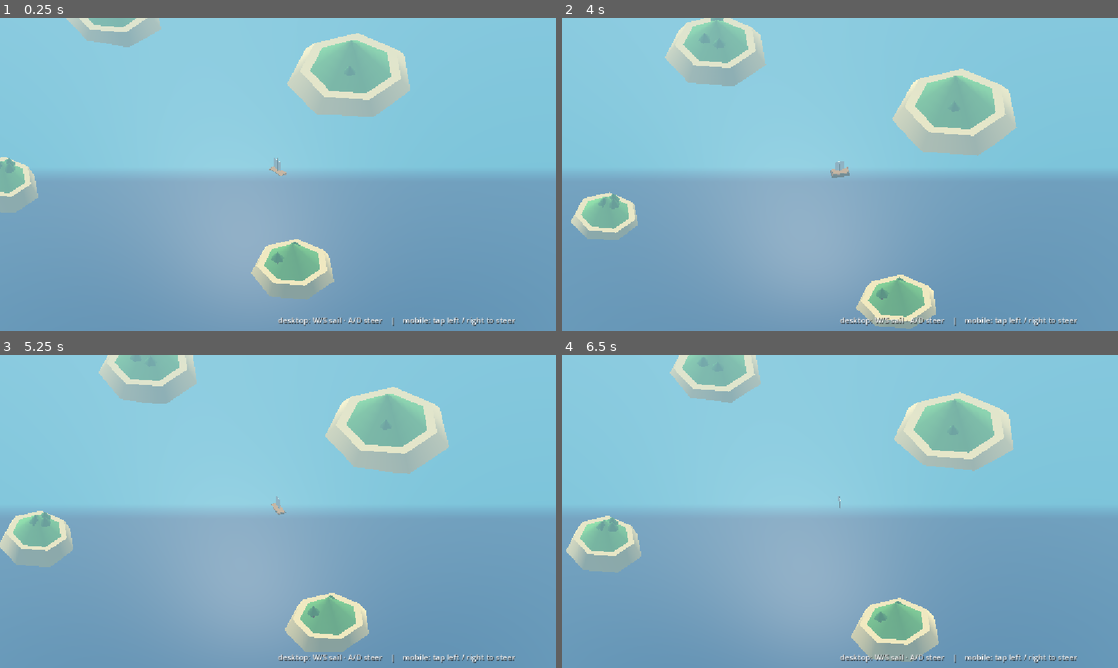
Above: before the commit, frames 1-4 (two rows, left to right).
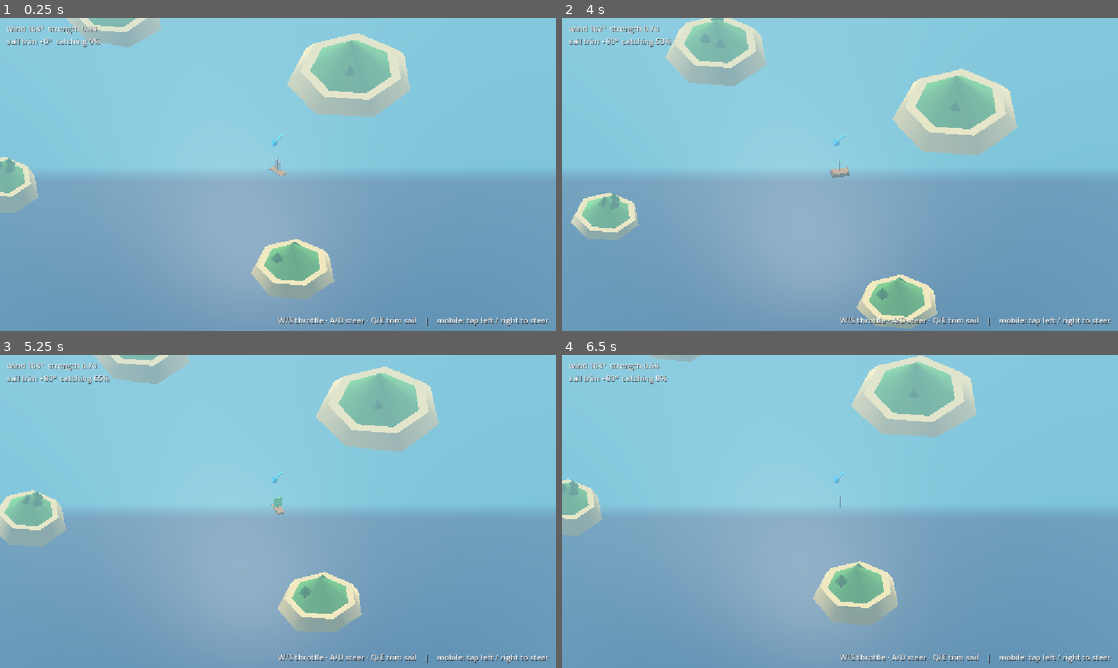
Above: after the commit, the same moments.

Repository: dimitrikachler/bonnezeaux
Game: Godot game, scene res://main.tscn
The game is run twice, just before and just after one commit, with the same random seed, the same clock (stepped at 60 frames per second) and the same inputs.
Inputs (mouse positions are in pixels of both pictures, inside the frame that each line leads up to):
- Up to frame 1 (0.25 s): no input
- Up to frame 2 (4 s): move the mouse to (962, 158) at 0.52 s; hold D 0.53-1.25 s; hold Q 0.53-1.25 s; click (962, 158) at 0.67 s; tap E at 0.8, 2.3, 3.8 s; drag from (728, 190) to (812, 237) at 1.27 s; move the mouse to (895, 105) at 2.02 s; hold D 2.03-2.75 s; hold Q 2.03-2.75 s; drag from (812, 237) to (673, 127) at 2.77 s; move the mouse to (1006, 221) at 3.52 s; hold A from 3.53 s (still down); hold Q from 3.53 s (still down)
- Up to frame 3 (5.25 s): release A at 4.25 s; release Q at 4.25 s; drag from (111, 464) to (194, 433) at 4.27 s; move the mouse to (305, 511) at 5.02 s; hold S from 5.03 s (still down); hold Q from 5.03 s (still down); click (305, 511) at 5.17 s
- Up to frame 4 (6.5 s): tap E at 5.3 s; release S at 5.75 s; release Q at 5.75 s; drag from (756, 433) to (728, 527) at 5.77 s

The runs differ from the first frame. In frame 1, 1.1% of the frame differs, in the area x 1-99%, y 2-99%; in frame 2, 1.4%; in frame 3, 12%; in frame 4, 16%, in the area x 0-99%, y 0-99%.

Commit message:
Add wind + sail-trim sailing mechanic
Wind direction does a slow random walk and strength drifts over time. Trim the
sail with Q/E to align its face between the wind and your heading for forward
thrust; a floating arrow shows wind direction and the sail tints green when it
draws well. WASD throttle/steer still work as before.

Co-Authored-By: Claude Opus 4.8 <noreply@anthropic.com>
Claude-Session: https://claude.ai/code/session_01XaqNMBDCMS3Umo73t3PtKx

Diff:
--- a/main.gd
+++ b/main.gd
@@ -10,14 +10,31 @@
 const TURN := 2.8            # rad/s at full speed
 const CAM_OFFSET := Vector3(40, 50, -40)
 
+# --- Wind / sailing tunables ----------------------------------------------
+const WIND_ACCEL := 24.0     # how hard a well-trimmed sail pushes the boat
+const WIND_DRIFT := 0.35     # rad/s random walk of the wind direction
+const WIND_STRENGTH_MIN := 0.6
+const WIND_STRENGTH_MAX := 1.0
+const SAIL_TRIM_SPEED := 1.8 # rad/s the player can swing the sail (Q/E)
+const SAIL_TRIM_LIMIT := 1.4 # max sail angle off the boat's centreline
+
 var heading := 0.0           # radians, 0 = +Z
 var speed := 0.0
 var elapsed := 0.0
 
+var wind_dir := 0.0          # radians, direction the wind blows TOWARD
+var wind_strength := 0.8
+var wind_strength_target := 0.8
+var sail_angle := 0.0        # radians, sail trim relative to the boat
+
 var boat: Node3D
+var sail_node: MeshInstance3D
+var sail_mat: StandardMaterial3D
+var wind_arrow: Node3D
 var water: MeshInstance3D
 var water_mat: ShaderMaterial
 var cam: Camera3D
+var status_label: Label
 
 # islands as {pos: Vector3, radius: float} for simple collision
 var islands: Array = []
@@ -36,8 +53,10 @@
 	_make_island(Vector3(-10, 0, 55), 8.0)
 	_make_island(Vector3(60, 0, -40), 9.0)
 	_build_boat()
+	_build_wind_arrow()
 	_build_camera()
 	_build_hud()
+	wind_dir = randf() * TAU
 
 
 func _build_environment() -> void:
@@ -197,15 +216,45 @@
 	mast.position = Vector3(0, 2.4, 0.1)
 	boat.add_child(mast)
 
+	# The sail is a thin plane that pivots around the mast. We rotate this node
+	# with Q/E to trim it, and tint it green/red to show how well it catches wind.
 	var sail_mesh := BoxMesh.new()
 	sail_mesh.size = Vector3(0.06, 2.2, 1.6)
-	var sail := MeshInstance3D.new()
-	sail.mesh = sail_mesh
-	sail.material_override = _solid_mat(Color(0.95, 0.94, 0.88))
-	sail.position = Vector3(0, 2.4, 0.15)
-	boat.add_child(sail)
+	sail_mat = _solid_mat(Color(0.95, 0.94, 0.88))
+	sail_node = MeshInstance3D.new()
+	sail_node.mesh = sail_mesh
+	sail_node.material_override = sail_mat
+	sail_node.position = Vector3(0, 2.4, 0.1)
+	boat.add_child(sail_node)
 
 	add_child(boat)
+
+
+func _build_wind_arrow() -> void:
+	# Floating arrow above the boat that points the way the wind is blowing.
+	wind_arrow = Node3D.new()
+	var arrow_mat := _solid_mat(Color(0.2, 0.85, 1.0))
+
+	var shaft_mesh := BoxMesh.new()
+	shaft_mesh.size = Vector3(0.25, 0.25, 2.6)
+	var shaft := MeshInstance3D.new()
+	shaft.mesh = shaft_mesh
+	shaft.material_override = arrow_mat
+	wind_arrow.add_child(shaft)
+
+	var head_mesh := CylinderMesh.new()
+	head_mesh.top_radius = 0.0
+	head_mesh.bottom_radius = 0.7
+	head_mesh.height = 1.2
+	head_mesh.radial_segments = 6
+	var head := MeshInstance3D.new()
+	head.mesh = head_mesh
+	head.material_override = arrow_mat
+	head.rotation_degrees = Vector3(90, 0, 0)  # point the cone along +Z
+	head.position = Vector3(0, 0, 1.8)
+	wind_arrow.add_child(head)
+
+	add_child(wind_arrow)
 
 
 func _build_camera() -> void:
@@ -220,13 +269,22 @@
 func _build_hud() -> void:
 	var layer := CanvasLayer.new()
 	var label := Label.new()
-	label.text = "desktop: W/S sail · A/D steer    |    mobile: tap left / right to steer"
+	label.text = "W/S throttle · A/D steer · Q/E trim sail    |    mobile: tap left / right to steer"
 	label.add_theme_color_override("font_color", Color.WHITE)
 	label.add_theme_color_override("font_shadow_color", Color(0, 0, 0, 0.5))
 	label.add_theme_constant_override("shadow_offset_y", 1)
 	label.set_anchors_preset(Control.PRESET_CENTER_BOTTOM)
 	label.position.y = -34
 	layer.add_child(label)
+
+	# live wind / sail readout, top-left
+	status_label = Label.new()
+	status_label.add_theme_color_override("font_color", Color.WHITE)
+	status_label.add_theme_color_override("font_shadow_color", Color(0, 0, 0, 0.5))
+	status_label.add_theme_constant_override("shadow_offset_y", 1)
+	status_label.position = Vector2(14, 10)
+	layer.add_child(status_label)
+
 	add_child(layer)
 
 
@@ -266,8 +324,39 @@
 		steer -= 1.0
 	steer = clampf(steer, -1.0, 1.0)
 
+	# trim the sail with Q / E
+	var trim := 0.0
+	if Input.is_physical_key_pressed(KEY_Q):
+		trim += 1.0
+	if Input.is_physical_key_pressed(KEY_E):
+		trim -= 1.0
+	sail_angle = clampf(sail_angle + trim * SAIL_TRIM_SPEED * delta, -SAIL_TRIM_LIMIT, SAIL_TRIM_LIMIT)
+
+	# --- wind ---
+	# direction does a slow random walk; strength drifts toward a roaming target
+	wind_dir += randf_range(-1.0, 1.0) * WIND_DRIFT * delta
+	if randf() < delta * 0.3:
+		wind_strength_target = randf_range(WIND_STRENGTH_MIN, WIND_STRENGTH_MAX)
+	wind_strength = lerpf(wind_strength, wind_strength_target, delta * 0.5)
+
+	# How much thrust the sail makes: the wind pushes on the sail face (its
+	# normal), and only the part of that push aligned with the boat's heading
+	# drives us forward. Trim the sail (Q/E) to align the normal between the
+	# wind and where you're pointing.
+	var sail_world := heading + sail_angle
+	var sail_normal := Vector2(cos(sail_world), -sin(sail_world))
+	var wind_vec := Vector2(sin(wind_dir), cos(wind_dir))
+	var forward := Vector2(sin(heading), cos(heading))
+	var catch := wind_vec.dot(sail_normal)                 # wind hitting the face
+	var thrust := wind_strength * catch * sail_normal.dot(forward)
+	var sail_drive := maxf(0.0, thrust)                    # no sailing backwards
+	var efficiency := clampf(sail_drive / maxf(wind_strength, 0.01), 0.0, 1.0)
+
+	# tint the sail: red = luffing/badly trimmed, green = drawing well
+	sail_mat.albedo_color = Color(0.95, 0.94, 0.88).lerp(Color(0.3, 1.0, 0.4), efficiency)
+
 	# --- physics ---
-	speed += throttle * ACCEL * delta
+	speed += (throttle * ACCEL + sail_drive * WIND_ACCEL) * delta
 	speed -= speed * DRAG * delta
 	speed = clampf(speed, -MAX_SPEED * 0.4, MAX_SPEED)
 
@@ -298,6 +387,11 @@
 	boat.position.y = sin(t * 1.5) * 0.25
 	boat.rotation.z = sin(t * 1.2) * 0.04
 	boat.rotation.x = sin(t * 0.9) * 0.03
+	sail_node.rotation.y = sail_angle
+
+	# wind arrow floats above the boat, pointing where the wind blows
+	wind_arrow.position = boat.position + Vector3(0, 9, 0)
+	wind_arrow.rotation.y = wind_dir
 
 	# water + camera follow the boat so the sea feels endless
 	water.position.x = boat.position.x
@@ -306,3 +400,10 @@
 
 	cam.position = boat.position + CAM_OFFSET
 	cam.look_at(boat.position, Vector3.UP)
+
+	status_label.text = "wind %d°  strength %.2f\nsail trim %+d°  catching %d%%" % [
+		int(rad_to_deg(wind_dir)) % 360,
+		wind_strength,
+		int(rad_to_deg(sail_angle)),
+		int(efficiency * 100.0),
+	]
